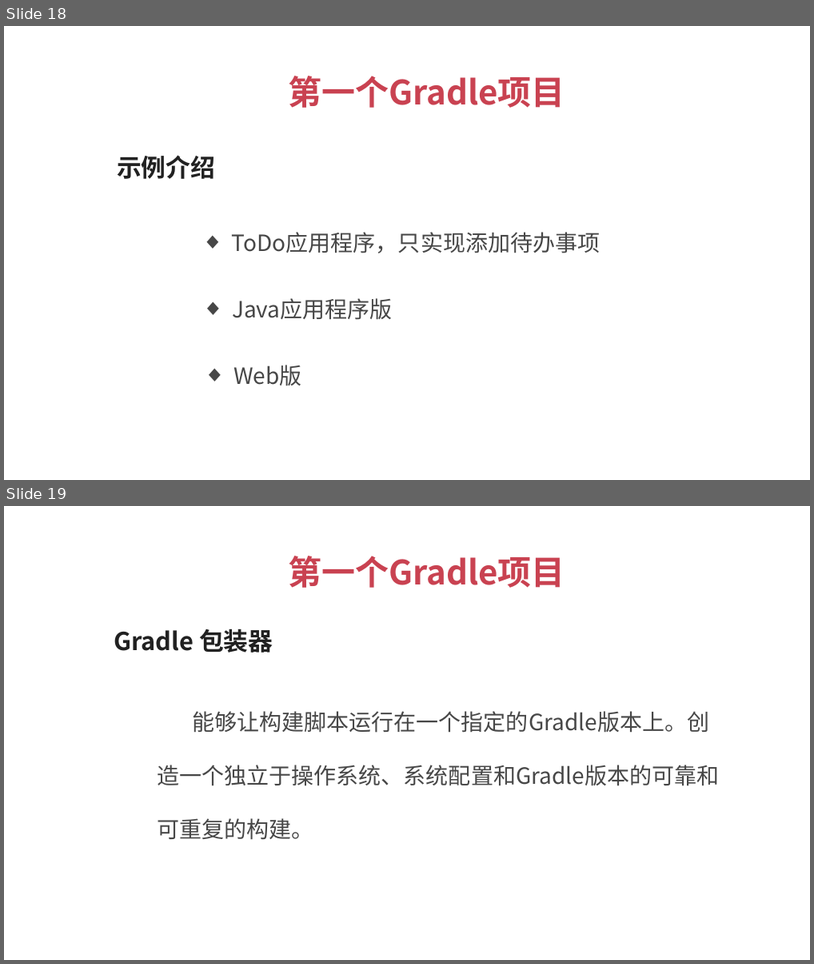
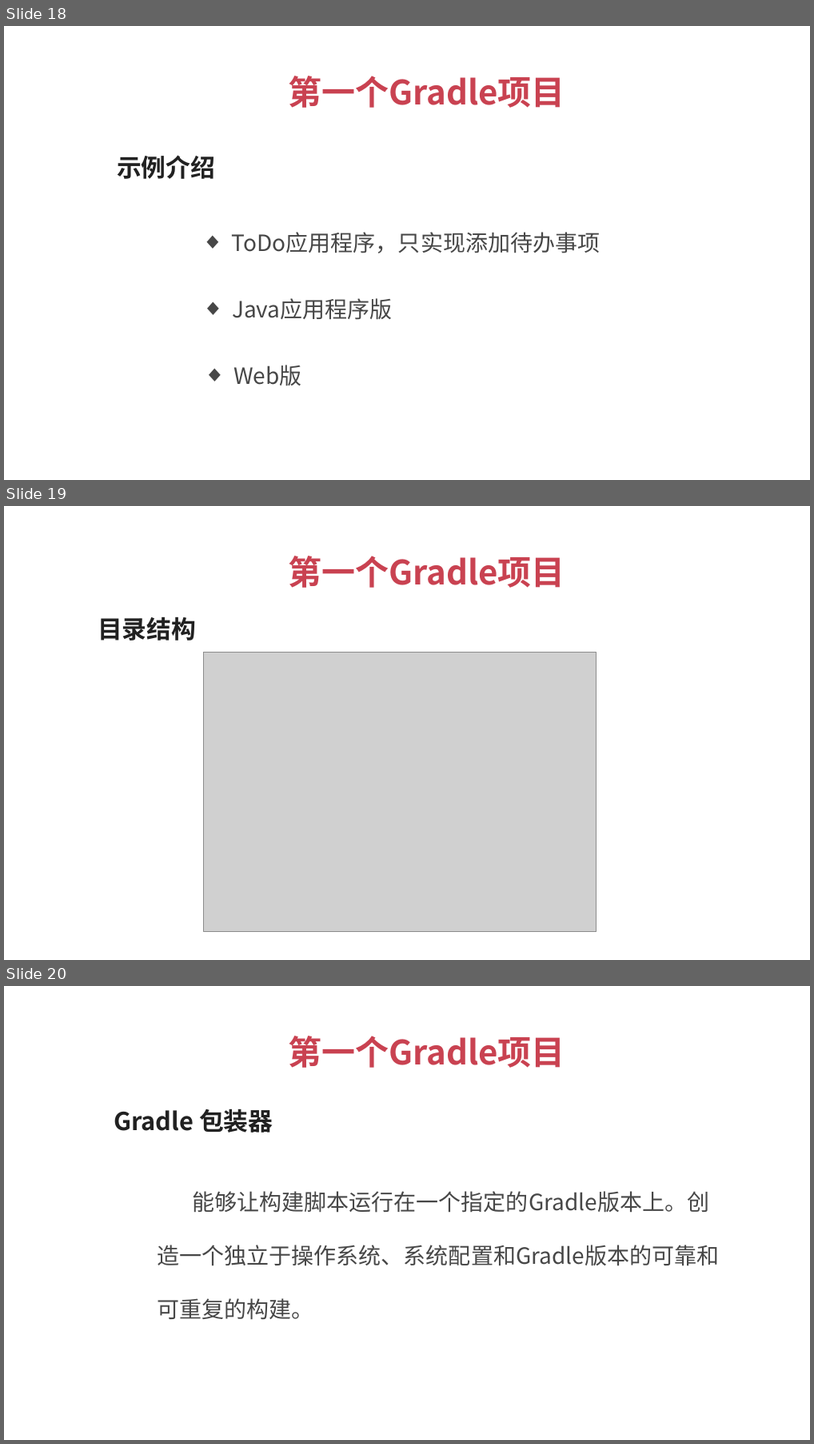
Before and after one commit to 1329555958/imooc, a slide deck: Gradle.pptx. Shown one above the other, each under a label of ours: slides 18 and 19 before the commit, slides 18, 19 and 20 after it. The pictures are 814x964 and 814x1444 pixels, drawn with LibreOffice and Linux fonts; fonts in the diff are those of the drawing; grey boxes stand for pictures. Boxes give left, top, right and bottom in pixels: in the first picture for what was removed or moved away, otherwise in the second. Text is boxed around its words. In the diff, an @@ line names an element or a change of style, - is before the commit and + after.

```diff
--- a/Gradle.pptx
+++ b/Gradle.pptx
@@ slide 19 added at [4,506,810,960], background #FFFFFF @@
@@ text added at [288,556,566,588], 30 pt, text #C94251, bold @@
+第一个Gradle项目
@@ text added at [98,617,196,640], 22 pt, text #212121, bold @@
+目录结构
@@ picture added at [204,652,597,932] @@
@@ what was slide 19 is now slide 20 @@
```
Also in this commit, not shown: 2 other files.
